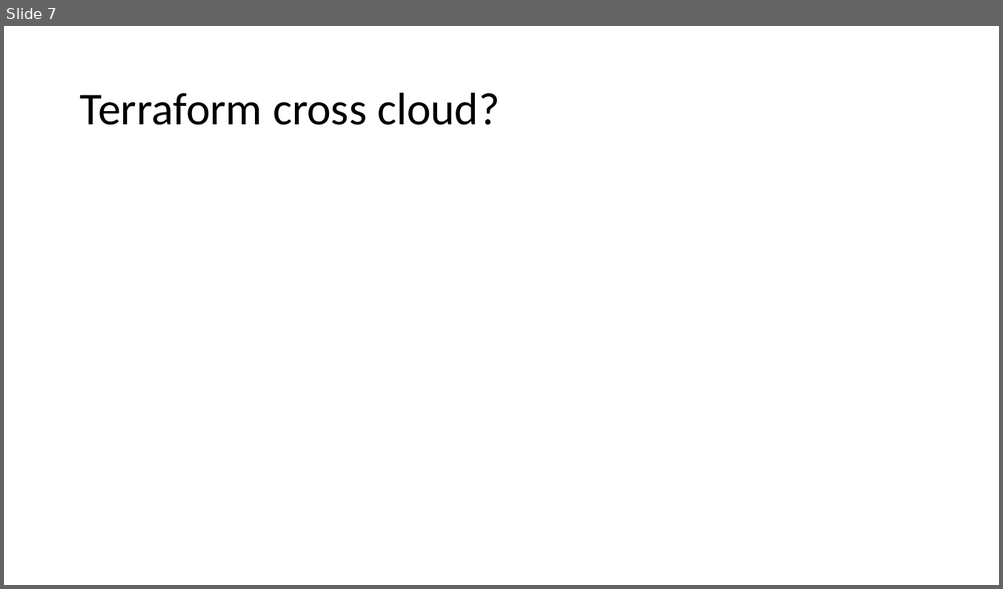
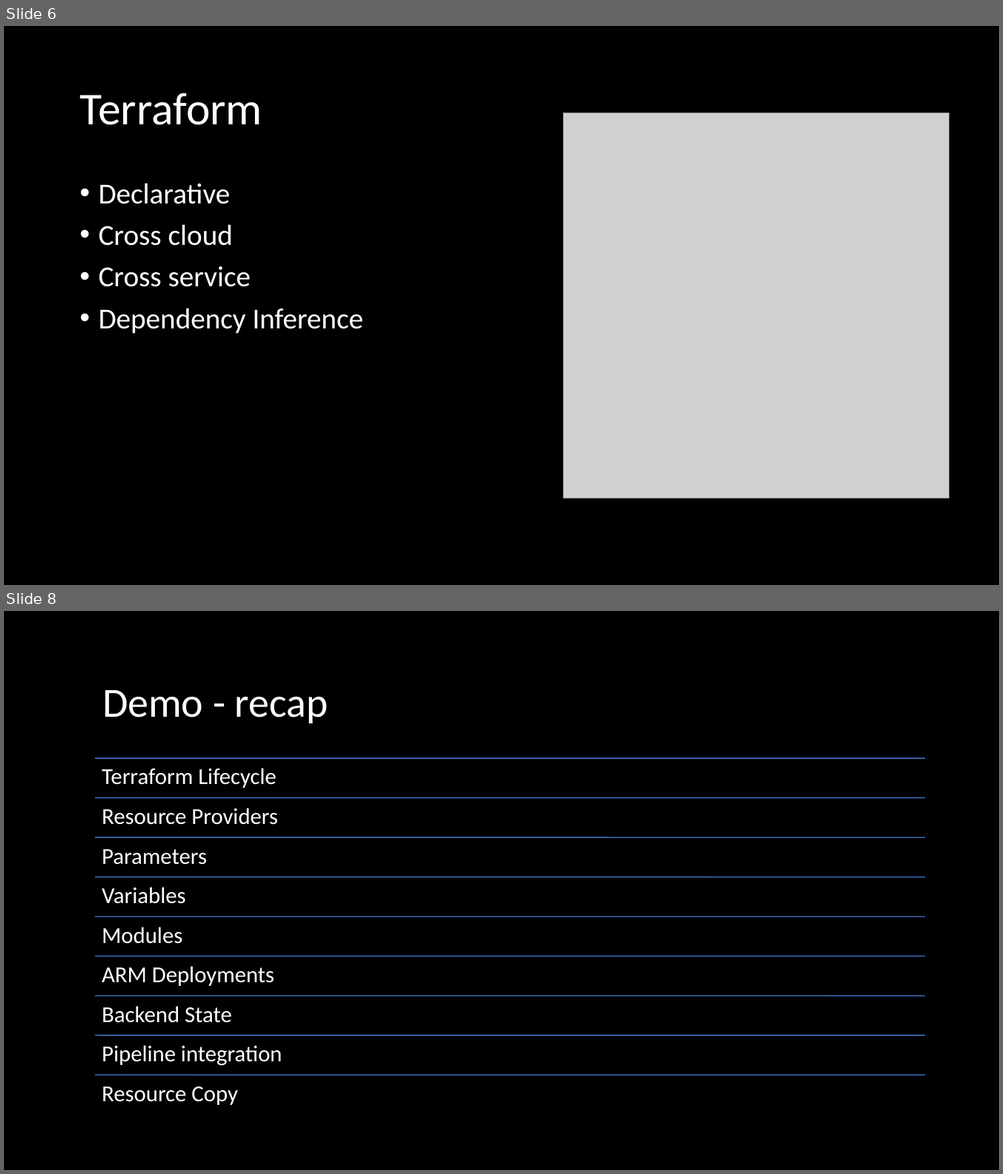
Before and after one commit to fortunkam/terraform-101, a slide deck: presentation/Terraform 101.pptx. Shown one above the other, each under a label of ours: slide 7 before the commit, slides 6 and 8 after it; the slides between them are not shown. The pictures are 1003x589 and 1003x1174 pixels, drawn with LibreOffice and Linux fonts; fonts in the diff are those of the drawing; grey boxes stand for pictures; background and template pictures are left out. Boxes give left, top, right and bottom in pixels: in the first picture for what was removed or moved away, otherwise in the second. Text is boxed around its words. In the diff, an @@ line names an element or a change of style, - is before the commit and + after.

```diff
--- a/presentation/Terraform 101.pptx
+++ b/presentation/Terraform 101.pptx
@@ slide 8 added at (x1=4, y1=611, x2=999, y2=1170), background #000000 @@
@@ title added at (x1=102, y1=690, x2=328, y2=723), 40 pt, text #FFFFFF @@
+Demo - recap
@@ group added at (x1=95, y1=759, x2=925, y2=1105): 9 lines, 9 texts @@
+Terraform Lifecycle
+Resource Providers
+Parameters
+Variables
+Modules
+ARM Deployments
+Backend State
+Pipeline integration
+Resource Copy
@@ what was slide 7 is now slide 6 @@
@@ slide 6 changed as well @@
@@ background #FFFFFF to #000000 @@
@@ title at (x1=79, y1=93, x2=262, y2=125): text changed; text colour #000000 to #FFFFFF @@
-Terraform cross cloud?
+Terraform
@@ picture added at (x1=563, y1=113, x2=948, y2=499) @@
@@ text added at (x1=99, y1=183, x2=364, y2=334), 28 pt, text #FFFFFF @@
+• Declarative
+• Cross cloud
+• Cross service
+• Dependency Inference
```
Also in this commit, not shown: 5 other slides changed, 5 other slides added, 18 slides removed, 8 other files.
